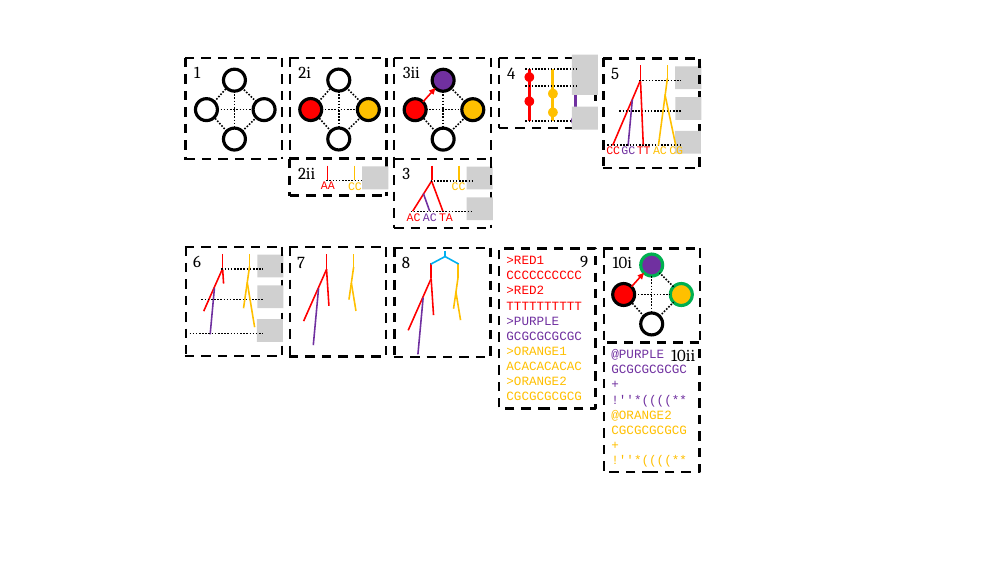
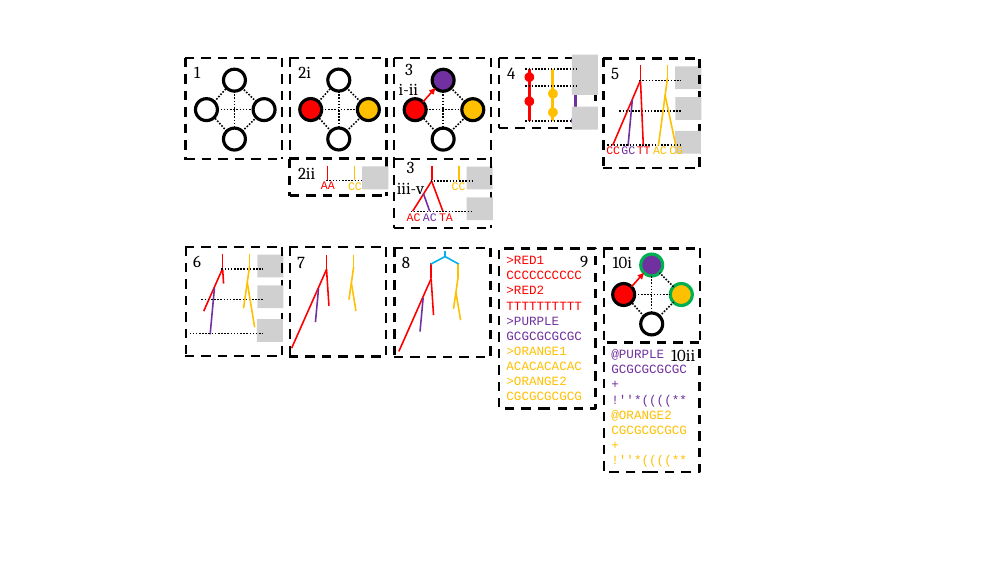
Before and after one commit to niemasd/FAVITES, a slide deck: slide 1 of figures/figures.pptx. Drawn at 1008x567 pixels with LibreOffice and Linux fonts; fonts in the diff are those of the drawing; grey boxes stand for pictures; background and template pictures are left out. Boxes give left, top, right and bottom in pixels: in the first picture for what was removed or moved away, otherwise in the second. Text is boxed around its words. In the diff, an @@ line names an element or a change of style, - is before the commit and + after.

```diff
--- a/figures/figures.pptx
+++ b/figures/figures.pptx
@@ text at (x1=399, y1=63, x2=418, y2=100): text changed @@
-3ii
+3
+i-ii
@@ text at (x1=407, y1=158, x2=415, y2=173): alignment left to centre @@
@@ text at (x1=397, y1=182, x2=424, y2=198): paragraph added @@
+iii-v
@@ line moved from (327, 269) - (304, 321) to (327, 269) - (292, 349) @@
@@ line moved from (318, 289) - (313, 346) to (318, 289) - (315, 322) @@
@@ line moved from (431, 278) - (408, 330) to (431, 278) - (399, 352) @@
@@ line moved from (423, 298) - (418, 355) to (423, 298) - (420, 332) @@
```
Also in this commit, not shown: 1 other slide changed.
